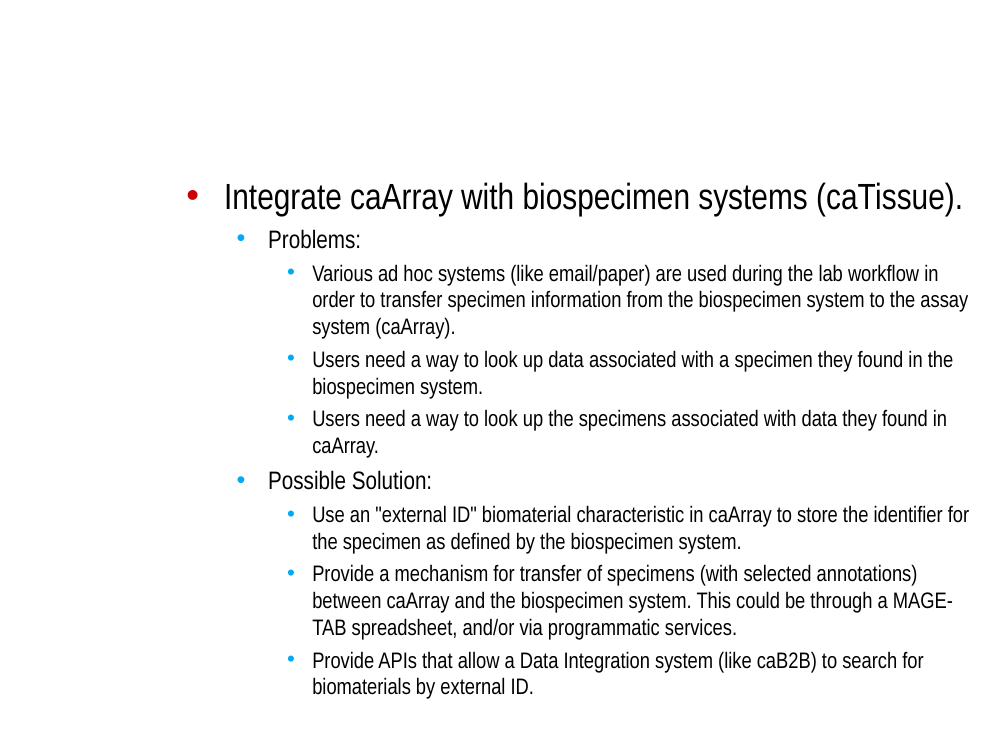
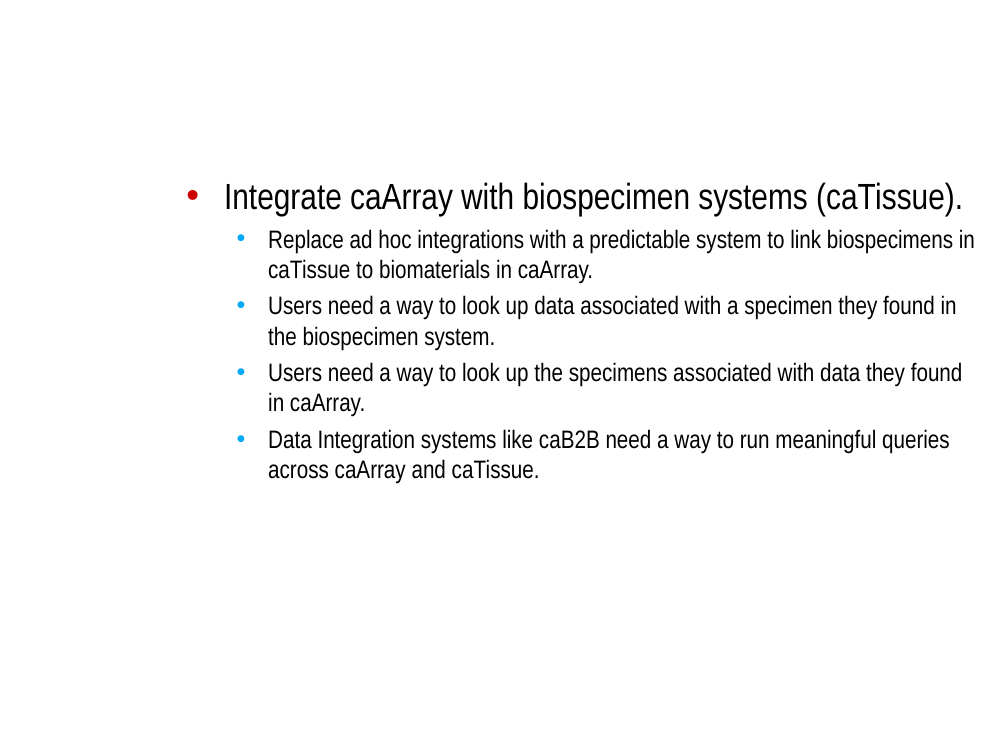
Before and after one commit to NCIP/caarray-docs, a slide deck: slide 13 of project_management/open_meetings/caArray_at_caBIG_meeting_NCI_Frederick_2009.ppt. Drawn at 1008x756 pixels with LibreOffice and Linux fonts; fonts in the diff are those of the drawing; background and template pictures are left out. Boxes give left, top, right and bottom in pixels: in the first picture for what was removed or moved away, otherwise in the second. Text is boxed around its words. In the diff, an @@ line names an element or a change of style, - is before the commit and + after.

Commit message:
Draft 2 of slides with roadmap and workflow details.

```diff
--- a/project_management/open_meetings/caArray_at_caBIG_meeting_NCI_Frederick_2009.ppt
+++ b/project_management/open_meetings/caArray_at_caBIG_meeting_NCI_Frederick_2009.ppt
@@ text at (x1=268, y1=229, x2=975, y2=284): text changed; size 16 to 18 pt @@
-  • Problems:
-    • Various ad hoc systems (like email/paper) are used during the lab workflow in order to transfer specimen information from the biospecimen system to the assay system (caArray).
+  • Replace ad hoc integrations with a predictable system to link biospecimens in caTissue to biomaterials in caArray.
@@ text at (x1=268, y1=295, x2=963, y2=417): size 16 to 18 pt in "Users need a way to look up ...", "Users need a way to look up ..."; list level 3 to 2 in "Users need a way to ..." @@
@@ text at (x1=268, y1=429, x2=950, y2=484): text changed; size 16 to 18 pt @@
-  • Possible Solution:
-    • Use an "external ID" biomaterial characteristic in caArray to store the identifier for the specimen as defined by the biospecimen system.
-    • Provide a mechanism for transfer of specimens (with selected annotations) between caArray and the biospecimen system. This could be through a MAGE-TAB spreadsheet, and/or via programmatic services.
-    • Provide APIs that allow a Data Integration system (like caB2B) to search for biomaterials by external ID.
+  • Data Integration systems like caB2B need a way to run meaningful queries across caArray and caTissue.
```
Also in this commit, not shown: 8 other slides changed.
